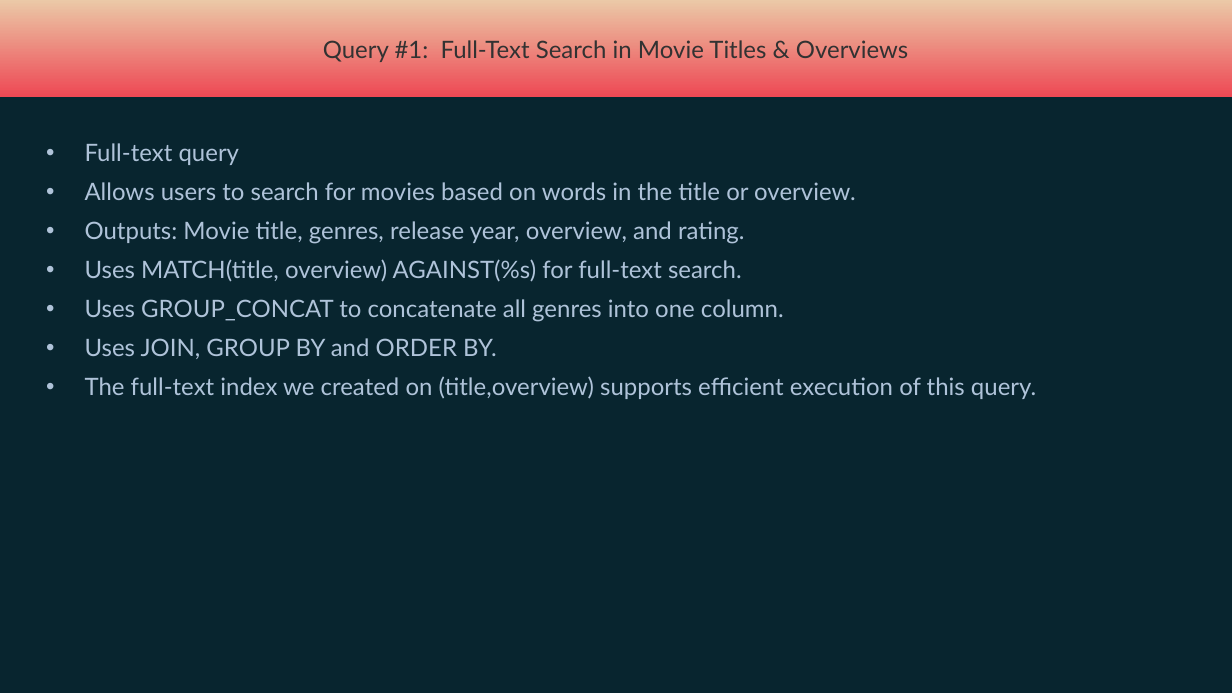
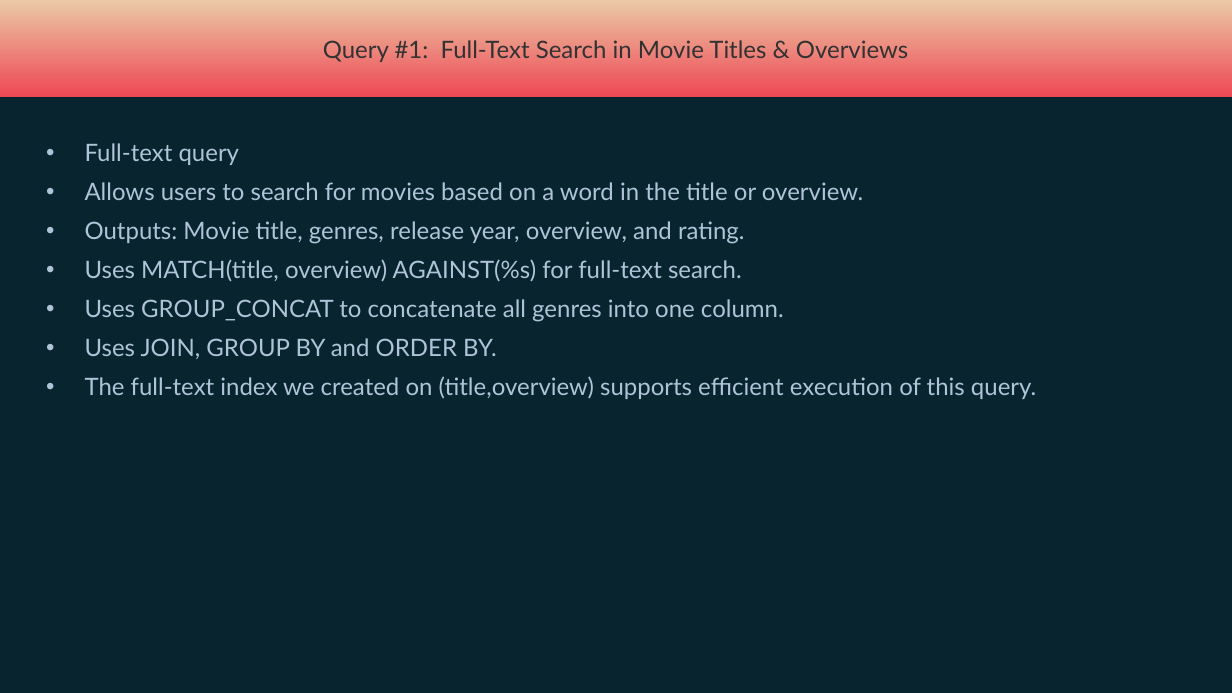
Before and after one commit to MichalBKM/DBMS_Project, a slide deck: slide 8 of do not ZIP for moodle/system_docs.pptx. Drawn at 1232x693 pixels with LibreOffice and Linux fonts; fonts in the diff are those of the drawing. Boxes give left, top, right and bottom in pixels: in the first picture for what was removed or moved away, otherwise in the second. Text is boxed around its words. In the diff, an @@ line names an element or a change of style, - is before the commit and + after.

```diff
--- a/do not ZIP for moodle/system_docs.pptx
+++ b/do not ZIP for moodle/system_docs.pptx
@@ text at (85, 182, 863, 200): text changed @@
-• Allows users to search for movies based on words in the title or overview.
+• Allows users to search for movies based on a word in the title or overview.
```
Also in this commit, not shown: 8 other slides changed, 16 other files.
